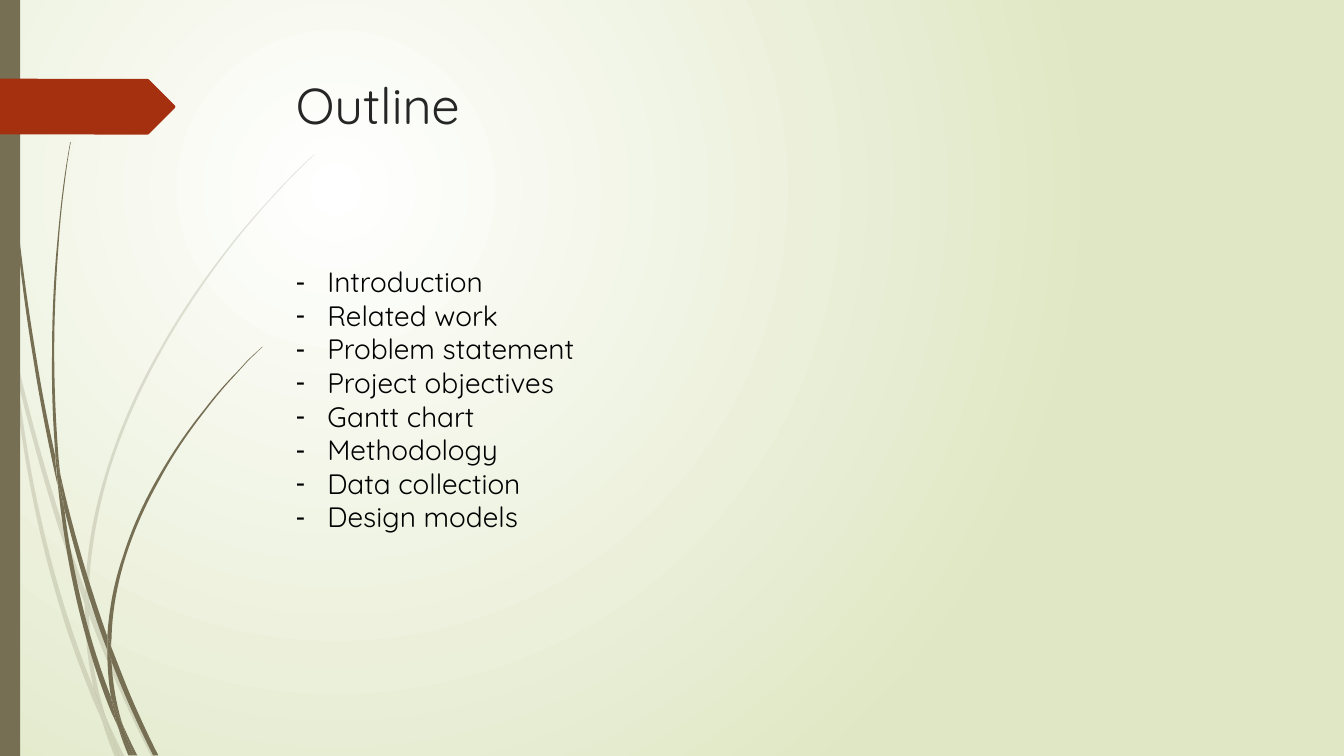
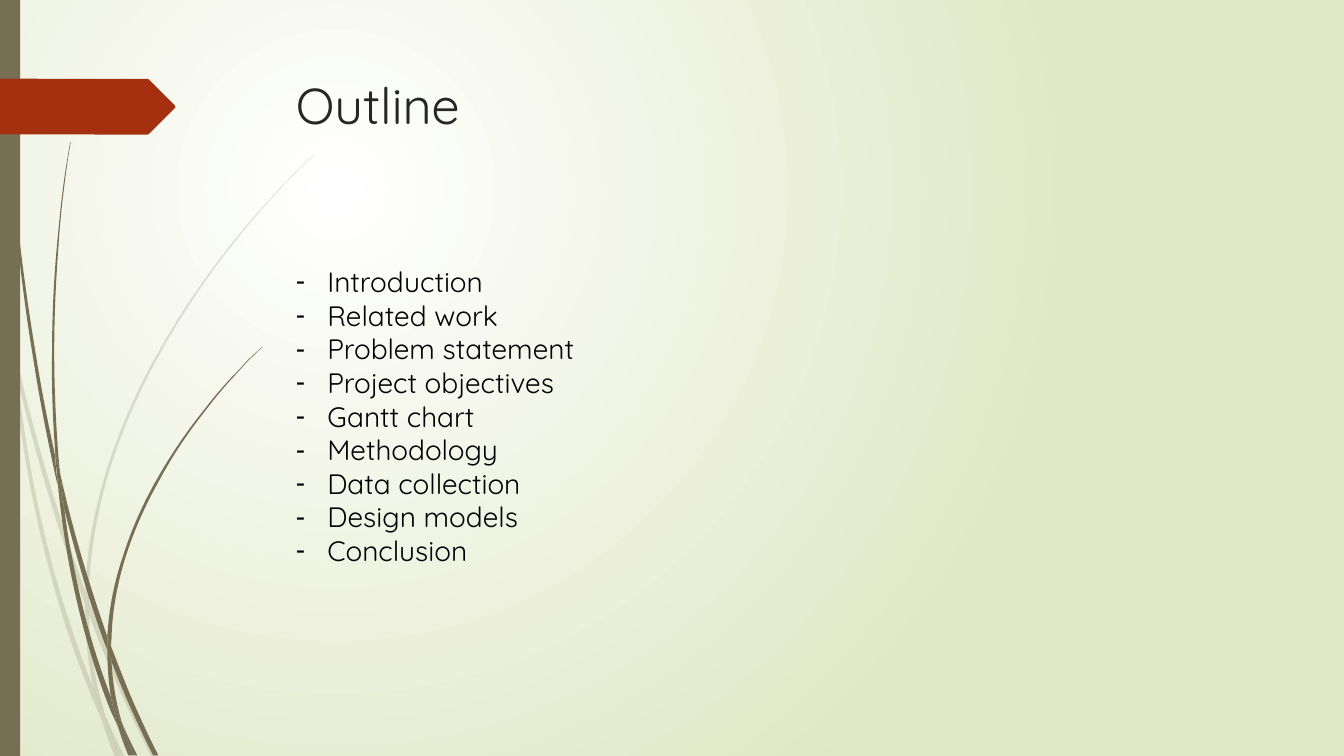
Before and after one commit to Mohammadalborini/final-project, a slide deck: slide 2 of e-practical training/E-practical training.pptx. Drawn at 1344x756 pixels with LibreOffice and Linux fonts; fonts in the diff are those of the drawing. Boxes give left, top, right and bottom in pixels: in the first picture for what was removed or moved away, otherwise in the second. Text is boxed around its words. In the diff, an @@ line names an element or a change of style, - is before the commit and + after.

```diff
--- a/e-practical training/E-practical training.pptx
+++ b/e-practical training/E-practical training.pptx
@@ text at [327, 532, 467, 562]: paragraph added @@
+– Conclusion
```
Also in this commit, not shown: 2 other slides changed, 1 slide added, 2 other files.
